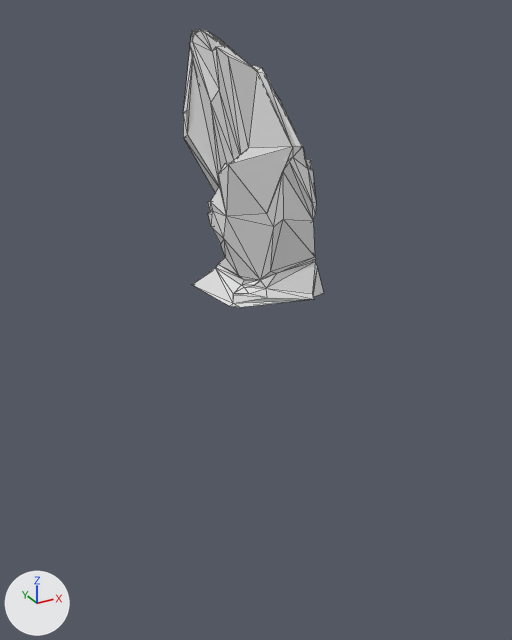
The FBX model Assets/Art/Meshes/Rocks/Rock2.fbx: old version first, new version second.
Camera for both pictures: a camera (50 mm lens) standing at (-27.3, -51.1, 22.7) and looking at (1.3, 1.0, -3.3). Arrows for +X, +Y and +Z are at lower left; the lights stay in place. Mesh edges are drawn as thin lines. Where no turn or scale is listed for an object, it has been applied to the vertices.

Before the edit, the objects in view are built like this:
```python
me_mesh = bpy.data.meshes.new('Mesh')
me_mesh.from_pydata(...)  # 179 vertices, 354 faces; spans x -4.0..5.3, y -4.9..4.4, z 0.0..21.3
ob_rock2 = bpy.data.objects.new('Rock2', me_mesh)
ob_rock2.location = (0.0, 0.0, 0.0)
```
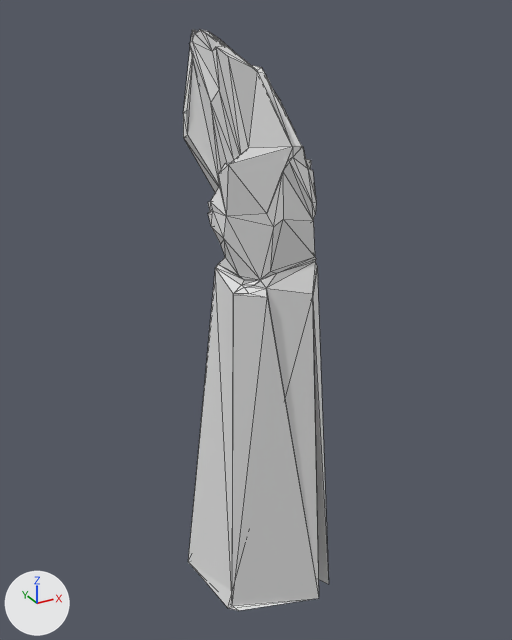
Diff of the bpy script that builds the scene:
```diff
--- a/Assets/Art/Meshes/Rocks/Rock2.fbx.py
+++ b/Assets/Art/Meshes/Rocks/Rock2.fbx.py
@@ me_mesh @@
 me_mesh.from_pydata(...)  # 179 vertices, 354 faces; spans x -4.0..5.3, y -4.9..4.4, z 0.0..21.3
 # used by ob_rock2; location = (0.0, 0.0, 0.0)
-me_mesh.vertices[0].co = (2.2, 3.0, 0.0)
-me_mesh.vertices[3].co = (-3.6, 4.1, 0.0)  # pixel (191, 284)
-me_mesh.vertices[113].co = (-2.3, -2.7, 0.0)  # pixel (239, 307)
-me_mesh.vertices[114].co = (-2.9, -2.1, 0.0)  # pixel (229, 306)
-me_mesh.vertices[118].co = (-2.6, -2.2, 0.3)  # pixel (233, 303)
-me_mesh.vertices[151].co = (5.3, -3.9, 0.3)  # pixel (323, 293)
-me_mesh.vertices[155].co = (3.7, -4.9, 0.4)  # pixel (314, 299)
+# me_mesh part 1
+me_mesh.vertices[0].co = (2.9, 4.3, -32.7)
+me_mesh.vertices[3].co = (-4.6, 5.7, -32.7)  # pixel (188, 561)
+me_mesh.vertices[113].co = (-2.9, -3.1, -32.7)  # pixel (238, 610)
+me_mesh.vertices[114].co = (-3.7, -2.3, -32.7)  # pixel (227, 608)
+me_mesh.vertices[118].co = (-3.4, -2.5, -32.5)  # pixel (232, 605)
+me_mesh.vertices[151].co = (6.8, -4.7, -32.5)  # pixel (328, 584)
+me_mesh.vertices[155].co = (4.8, -5.9, -32.4)  # pixel (318, 598)
```

What differs and where, as boxes [x1, y1, x2, y2] in the pictures (512 x 640 px; the box of a moved part takes in the faces that stretch with it):
'Rock2', reshaped (109% taller): before [183, 29, 324, 307]; after [183, 29, 329, 611]
part 1 of me_mesh, moved or reshaped: before [192, 267, 324, 307]; after [188, 268, 329, 611]
